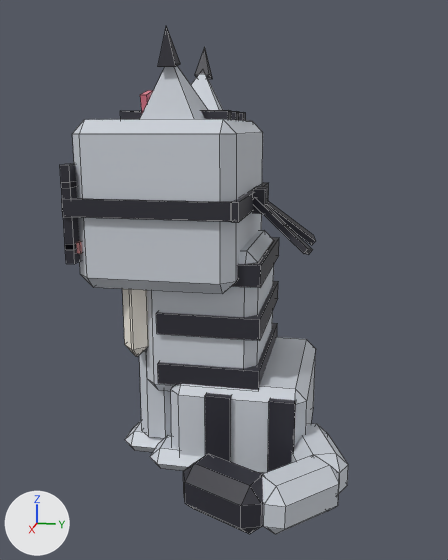
The FBX model assets/cat-cafe/exports/CatCafe_Cat_MaineCoon_Sit.fbx, before and after one commit.
Camera for both pictures: a 50 mm lens placed at (0.0347, 0.0069, 0.0188), pointed at (0.0026, 0.0005, 0.0107). Every picture has the same lights, and +X, +Y and +Z are marked at lower left. The older version comes first. Mesh edges are drawn as thin lines. Where no turn or scale is listed for an object, it has been applied to the vertices.

Objects in the first picture: 'CatCafe_Cat_MaineCoon_Sit_Body', 'CatCafe_Cat_MaineCoon_Sit_EarL', 'CatCafe_Cat_MaineCoon_Sit_EarR', 'CatCafe_Cat_MaineCoon_Sit_Head', 'CatCafe_Cat_MaineCoon_Sit_LegF1', 'CatCafe_Cat_MaineCoon_Sit_Prop', 'CatCafe_Cat_MaineCoon_Sit_Tail'.
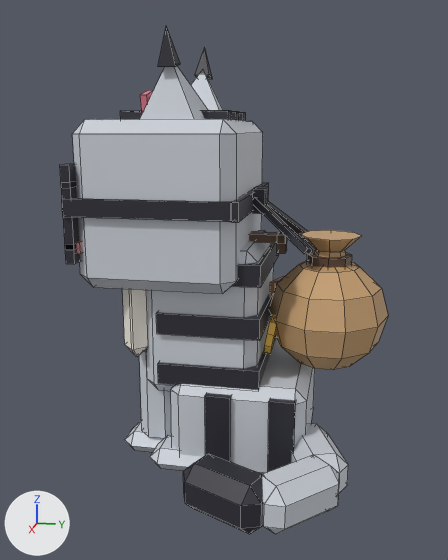
Scene script edits in JSON lines:
```json
{"op": "add", "block": "me_catcafe_cat_mainecoon_sit_prop2", "code": ["me_catcafe_cat_mainecoon_sit_prop2 = bpy.data.meshes.new('CatCafe_Cat_MaineCoon_Sit_Prop2')", "me_catcafe_cat_mainecoon_sit_prop2.from_pydata(...)  # 158 vertices, 142 faces; spans x -0.00358..0.00358, y 0.00091..0.00937, z 0.00526..0.01296", "me_catcafe_cat_mainecoon_sit_prop2.materials.append(mat_catcafe_palette)"]}
{"op": "add", "block": "ob_catcafe_cat_mainecoon_sit_prop2", "code": ["ob_catcafe_cat_mainecoon_sit_prop2 = bpy.data.objects.new('CatCafe_Cat_MaineCoon_Sit_Prop2', me_catcafe_cat_mainecoon_sit_prop2)", "ob_catcafe_cat_mainecoon_sit_prop2.location = (0.0, 0.0, 0.0)"]}
```

Changed parts and their boxes [x1, y1, x2, y2] in the pictures (448 x 560 px):
```json
{"object": "CatCafe_Cat_MaineCoon_Sit_Prop2", "change": "added", "after": [249, 230, 388, 370], "on screen": "brown"}
```
